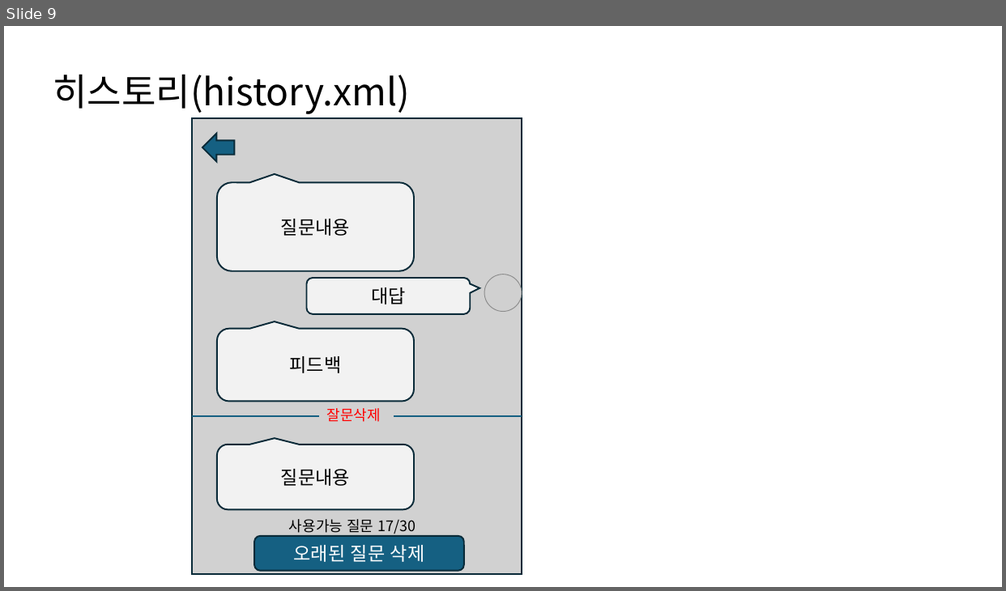
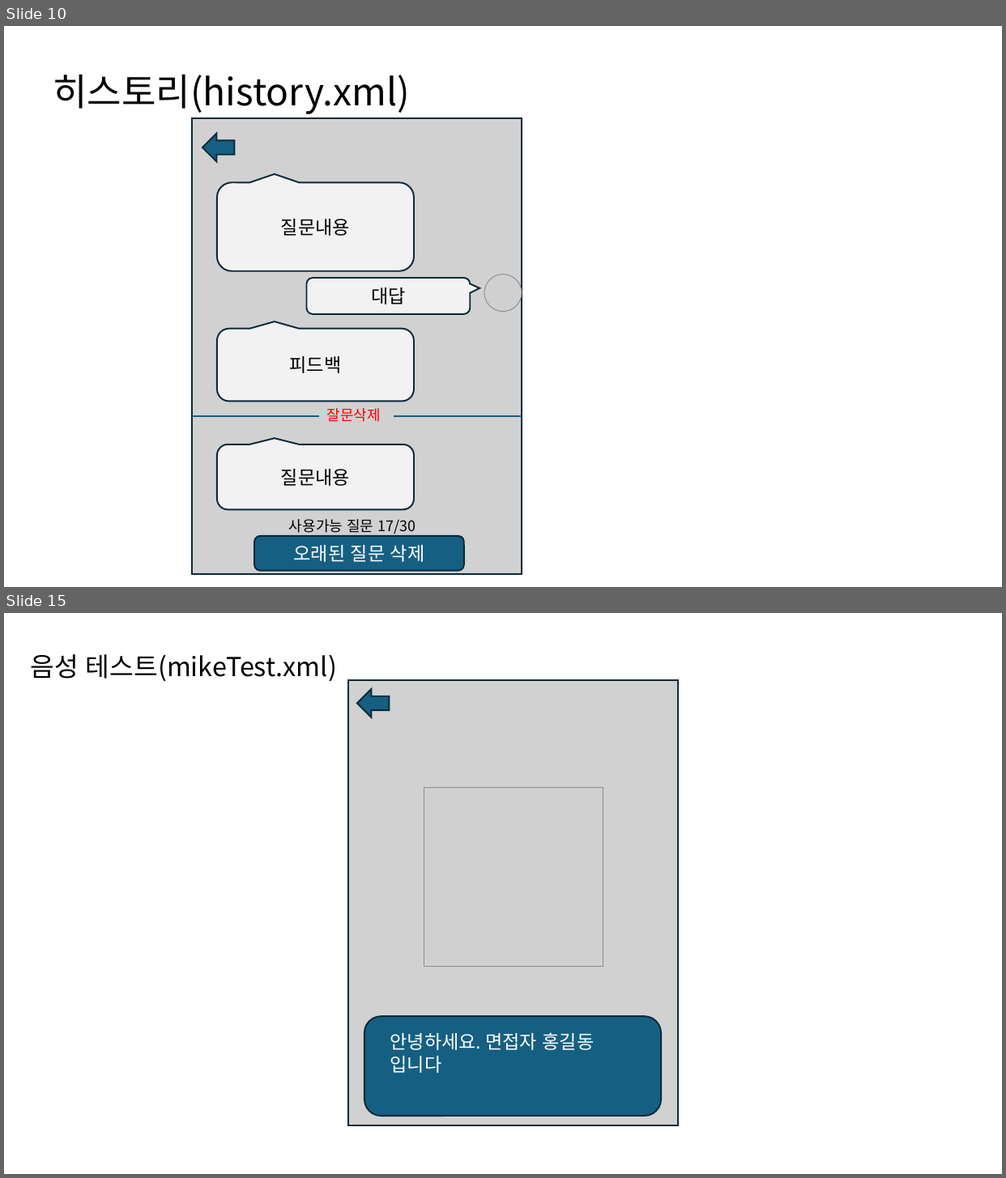
Before and after one commit to KIMSMING/AICO, a slide deck: 설계서/에코 화면 설계서0401.pptx. Shown one above the other, each under a label of ours: slide 9 before the commit, slides 10 and 15 after it; the slides between them are not shown. The pictures are 1006x591 and 1006x1178 pixels, drawn with LibreOffice and Linux fonts; fonts in the diff are those of the drawing; grey boxes stand for pictures. Boxes give left, top, right and bottom in pixels: in the first picture for what was removed or moved away, otherwise in the second. Text is boxed around its words. In the diff, an @@ line names an element or a change of style, - is before the commit and + after.

```diff
--- a/설계서/에코 화면 설계서0401.pptx
+++ b/설계서/에코 화면 설계서0401.pptx
@@ slide 15 added at [4, 613, 1002, 1174], background #FFFFFF @@
@@ title added at [30, 654, 337, 681], 25.2 pt, text #000000 @@
+음성 테스트(mikeTest.xml)
@@ rectangle added at [348, 680, 679, 1126], fill #D1D1D1, outline #092A39 1.5 pt @@
@@ left arrow added at [357, 689, 390, 717], fill #156082, outline #092A39 1.5 pt @@
@@ picture added at [424, 787, 603, 966] @@
@@ rounded rectangle added at [364, 1016, 661, 1116], fill #156082, outline #092A39 1.5 pt @@
@@ text added at [390, 1033, 594, 1073], 18 pt, text #FFFFFF @@
+안녕하세요. 면접자 홍길동
+입니다
@@ what was slide 9 is now slide 10 @@
```
Also in this commit, not shown: 2 slides changed, 4 other slides added.
